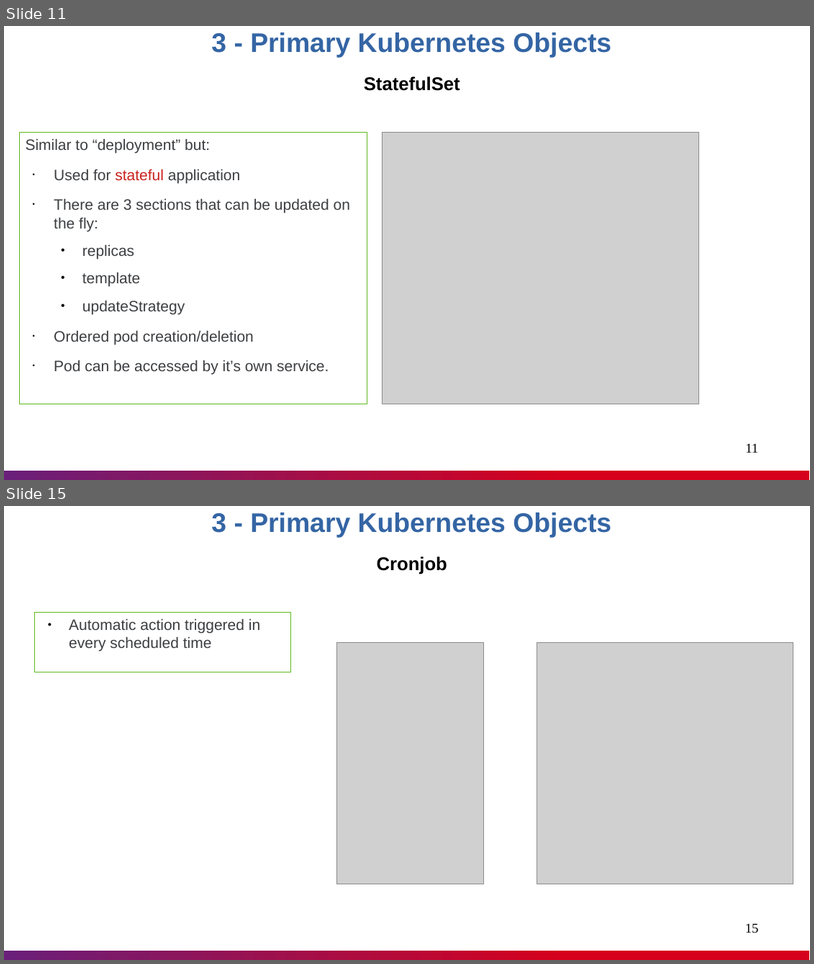
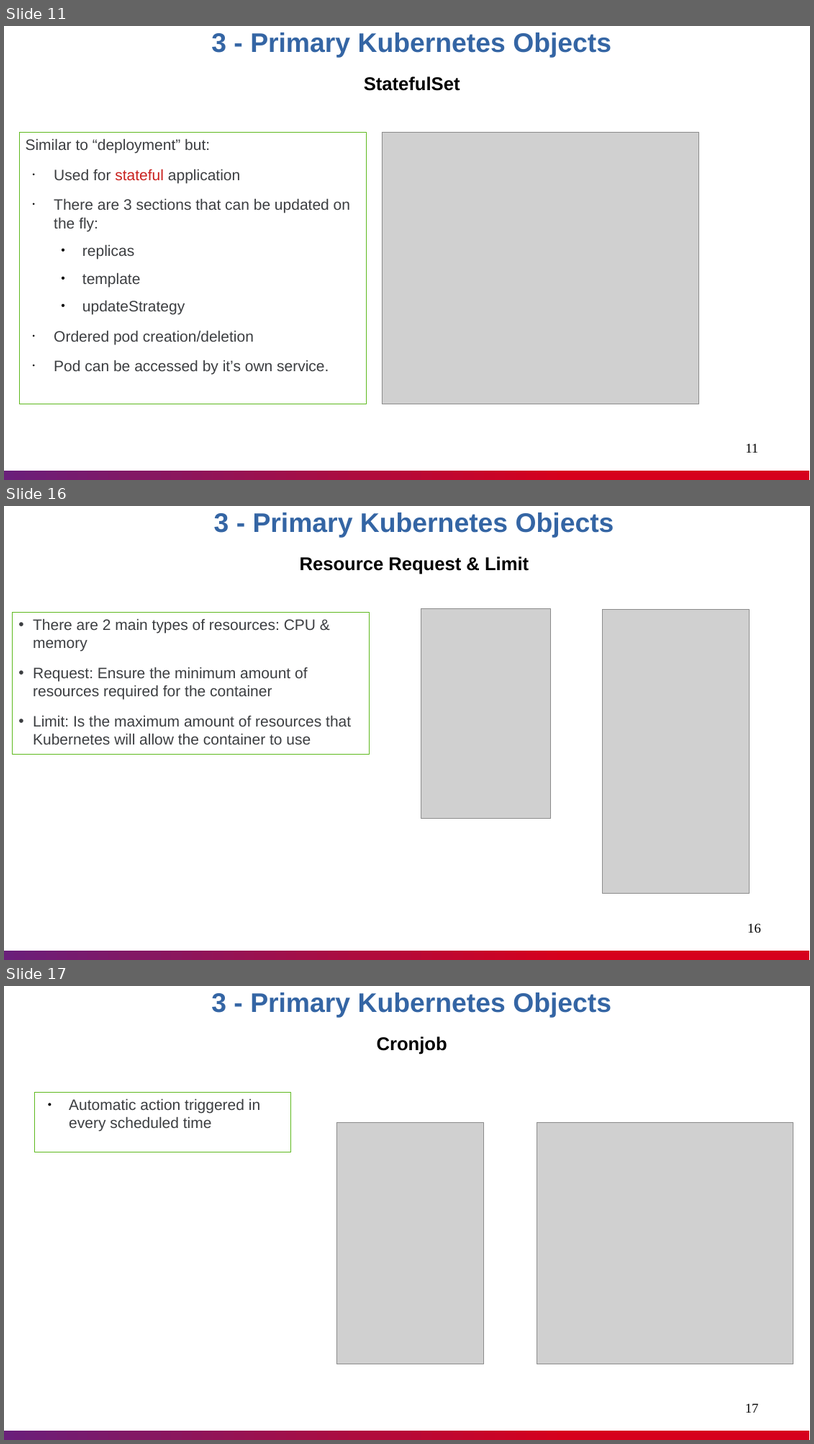
Before and after one commit to nashtech-garage/kubernetes, a slide deck: documents/K8s_Knowledge_Sharing.pptx. Shown one above the other, each under a label of ours: slides 11 and 15 before the commit, slides 11, 16 and 17 after it; the slides between them are not shown. The pictures are 814x964 and 814x1444 pixels, drawn with LibreOffice and Linux fonts; fonts in the diff are those of the drawing; grey boxes stand for pictures. Boxes give left, top, right and bottom in pixels: in the first picture for what was removed or moved away, otherwise in the second. Text is boxed around its words. In the diff, an @@ line names an element or a change of style, - is before the commit and + after.

```diff
--- a/documents/K8s_Knowledge_Sharing.pptx
+++ b/documents/K8s_Knowledge_Sharing.pptx
@@ slide 16 added at (4, 506, 810, 960), background #FFFFFF; not listed: 1 template element that a slide beside it also shows @@
@@ text added at (214, 512, 615, 574), 32 pt, text #3465A4, bold @@
+3 - Primary Kubernetes Objects
+Resource Request & Limit
@@ rectangle added at (13, 612, 369, 754), outline #5EB91E 0.51 pt, 18 pt, text #3C3E41 @@
+• There are 2 main types of resources: CPU & memory
+• Request: Ensure the minimum amount of resources required for the container
+• Limit: Is the maximum amount of resources that Kubernetes will allow the container to use
@@ picture added at (422, 609, 551, 818) @@
@@ picture added at (603, 610, 750, 893) @@
@@ page number added at (748, 923, 761, 933), 16 pt, text #000000 @@
+16
@@ what was slide 15 is now slide 17 @@
@@ page number at (746, 1403, 759, 1412): text changed @@
-15
+17
```
Also in this commit, not shown: 2 slides changed, 2 other slides added, 1 slide removed.
